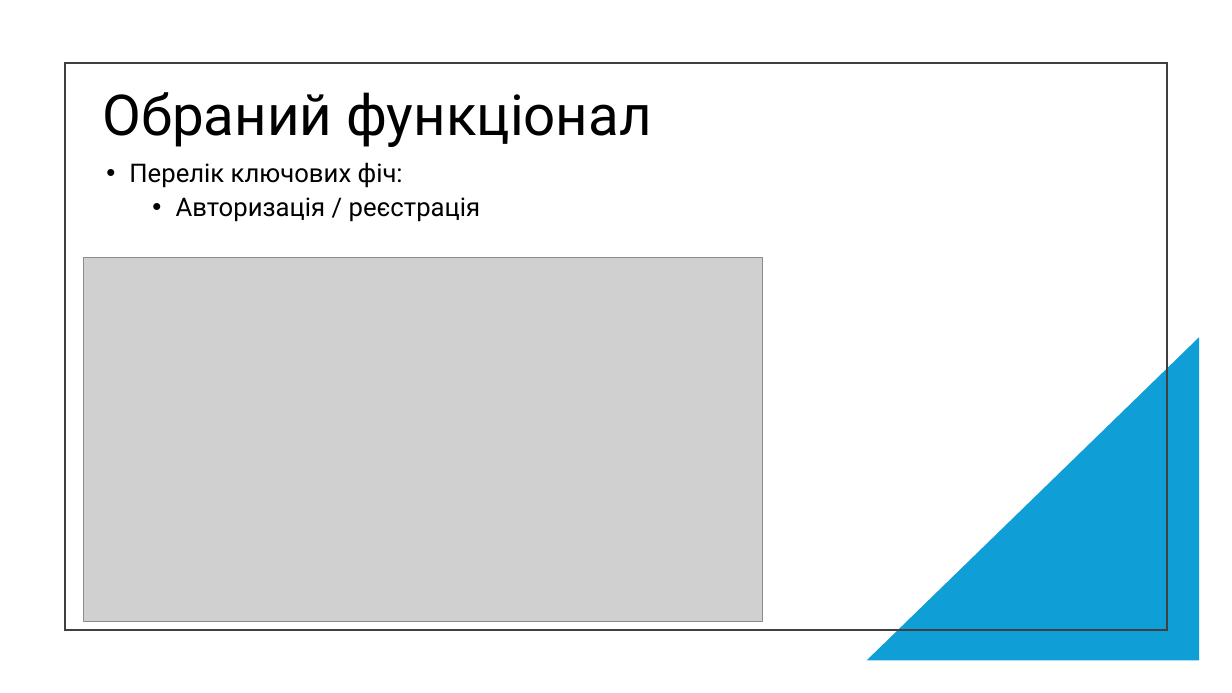
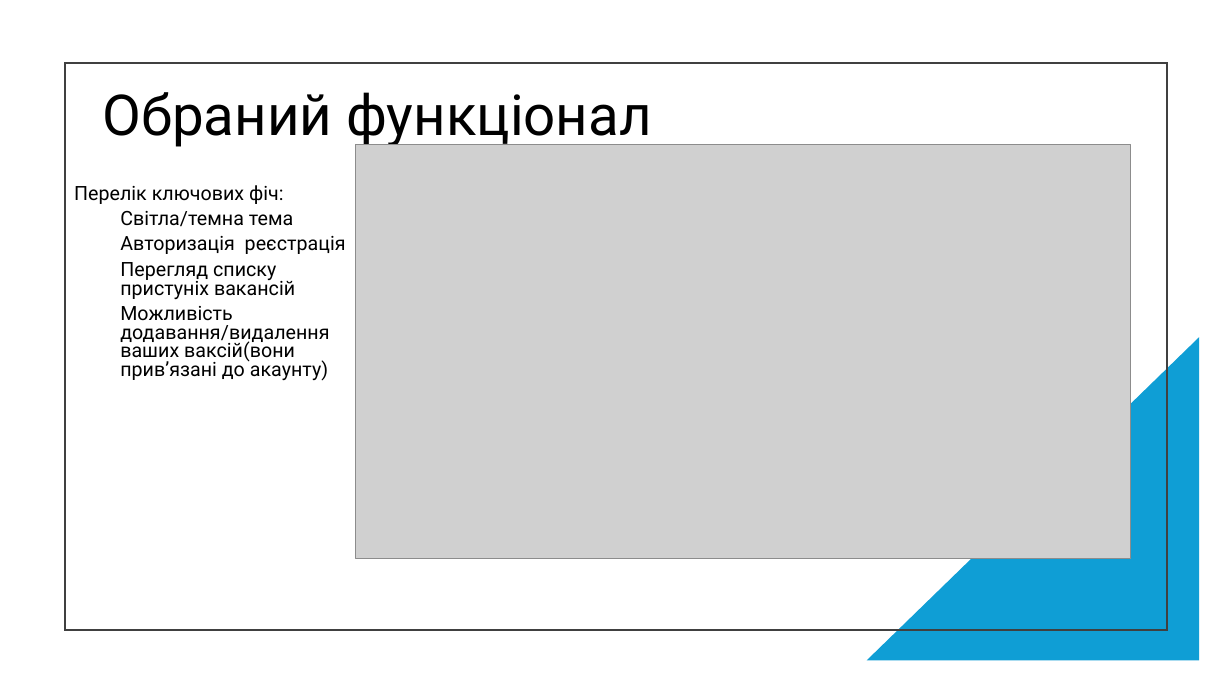
Before and after one commit to WhyTile/Unik-practice, a slide deck: slide 3 of Презентація.pptx (slide 2 before the commit). Drawn at 1232x693 pixels with LibreOffice and Linux fonts; fonts in the diff are those of the drawing; grey boxes stand for pictures. Boxes give left, top, right and bottom in pixels: in the first picture for what was removed or moved away, otherwise in the second. Text is boxed around its words. In the diff, an @@ line names an element or a change of style, - is before the commit and + after.

```diff
--- a/Презентація.pptx
+++ b/Презентація.pptx
@@ text "Перелік ключових фіч:": place and size @@
-text "Перелік ключових фіч:" at box(129, 162, 481, 222)
+text "Перелік ключових фіч:" at box(74, 185, 346, 381)
@@ picture: place and size @@
-picture at box(84, 258, 763, 621)
+picture at box(356, 144, 1131, 559)
@@ text at box(74, 185, 284, 204): size 20 to 15.3 pt in "Перелік ключових фіч:"; bullet • to none; line spacing 0.9 to 0.8 @@
@@ text at box(120, 211, 346, 381): text changed; size 20 to 15.3 pt @@
-  • Авторизація / реєстрація
+  Світла/темна тема
+  Авторизація реєстрація
+  Перегляд списку пристуніх вакансій
+  Можливість додавання/видалення ваших ваксій(вони прив’язані до акаунту)
```
Also in this commit, not shown: 7 other slides changed, 6 slides added, 1 slide removed.
